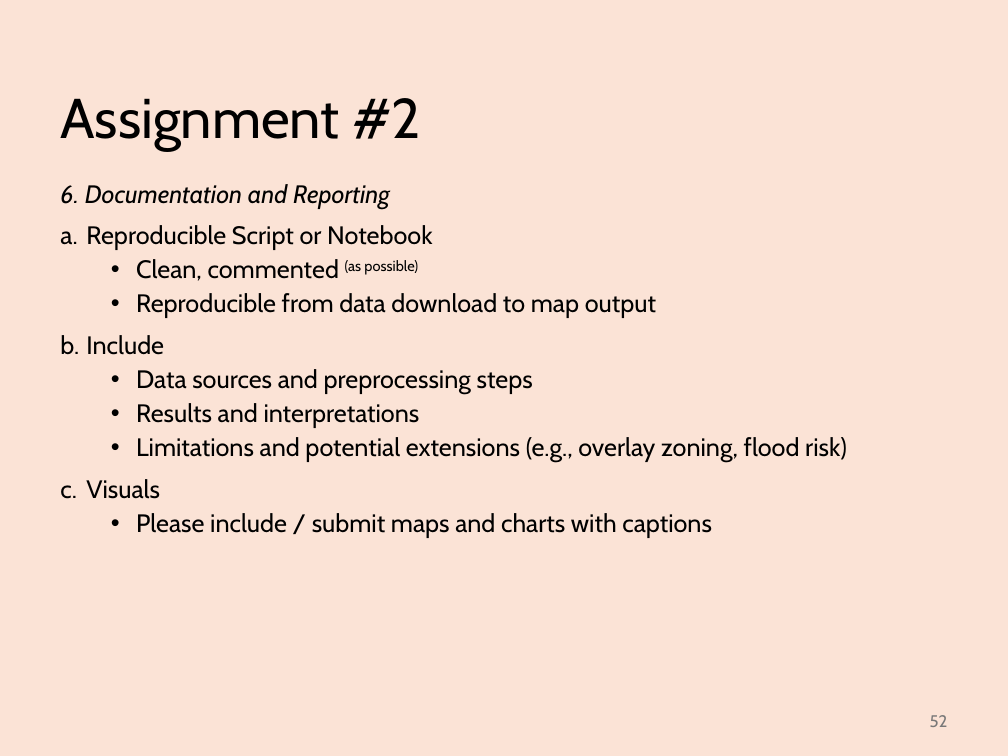
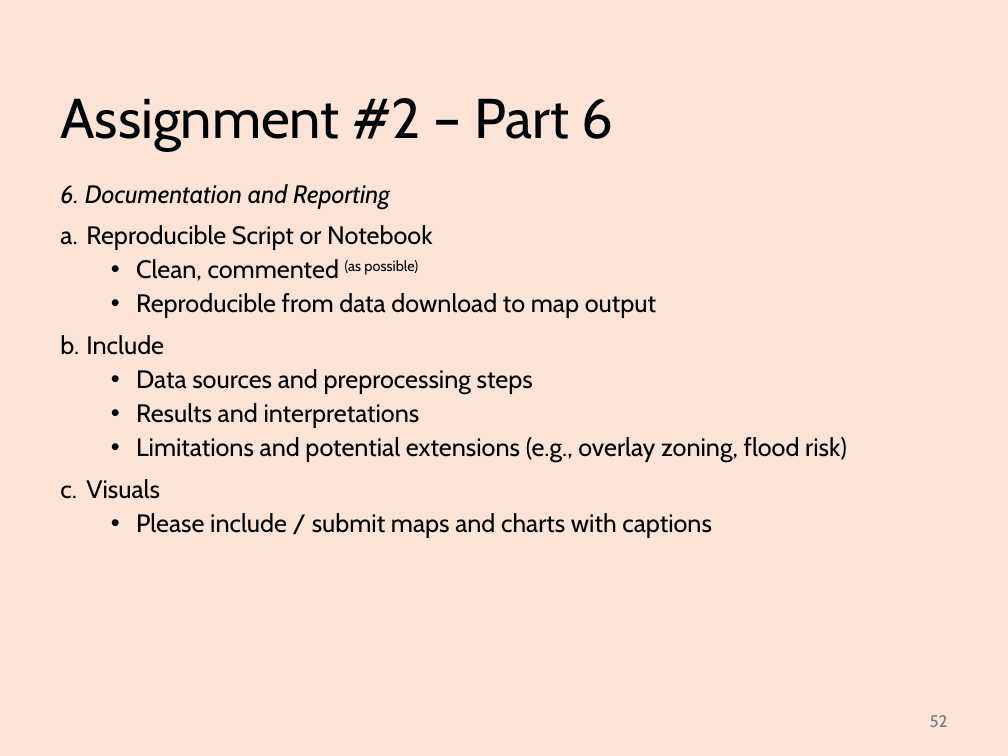
Before and after one commit to abuabara/abuabara.github.io, a slide deck: slide 52 of DAEN489S26/week2.pptx. Drawn at 1008x756 pixels with LibreOffice and Linux fonts; fonts in the diff are those of the drawing. Boxes give left, top, right and bottom in pixels: in the first picture for what was removed or moved away, otherwise in the second. Text is boxed around its words. In the diff, an @@ line names an element or a change of style, - is before the commit and + after.

```diff
--- a/DAEN489S26/week2.pptx
+++ b/DAEN489S26/week2.pptx
@@ title at bbox=[60, 98, 614, 151]: text changed @@
-Assignment #2
+Assignment #2 – Part 6
```
Also in this commit, not shown: 11 other slides changed, 2 other files.
